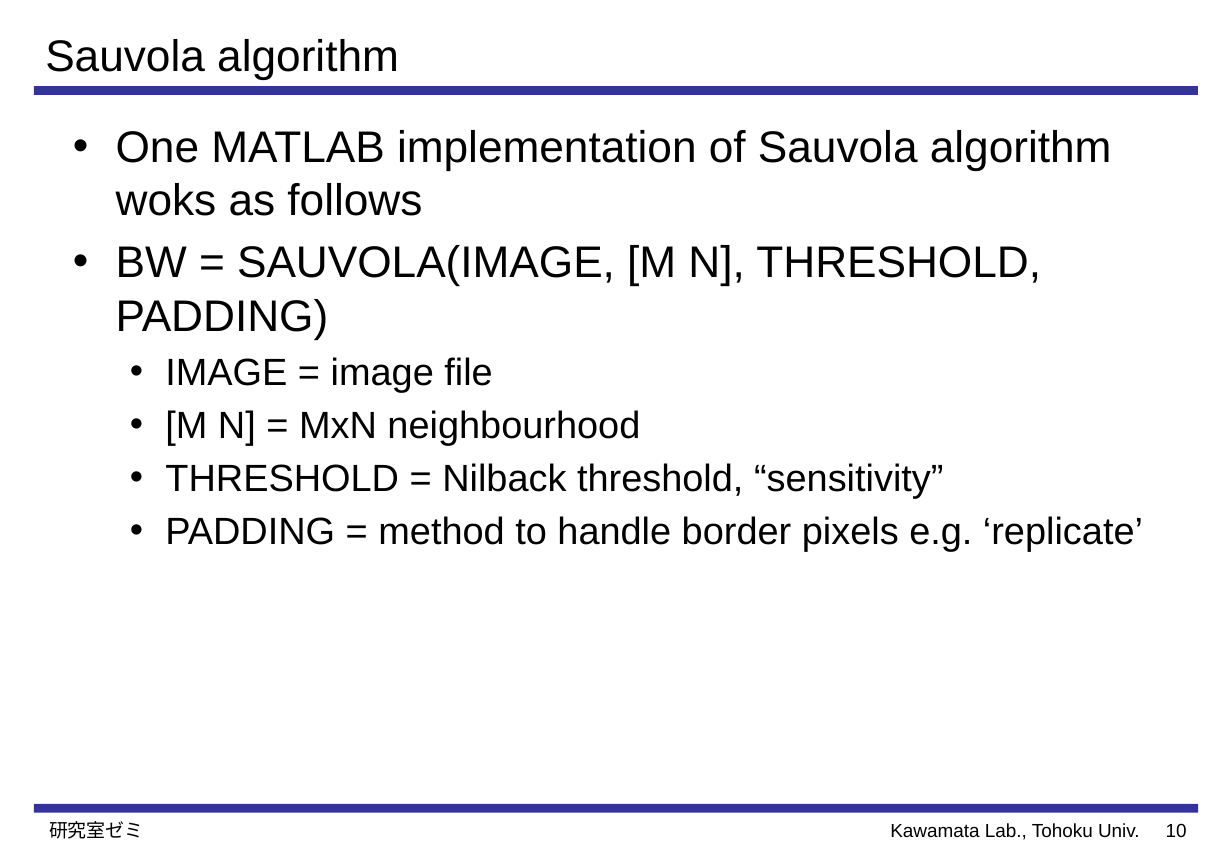
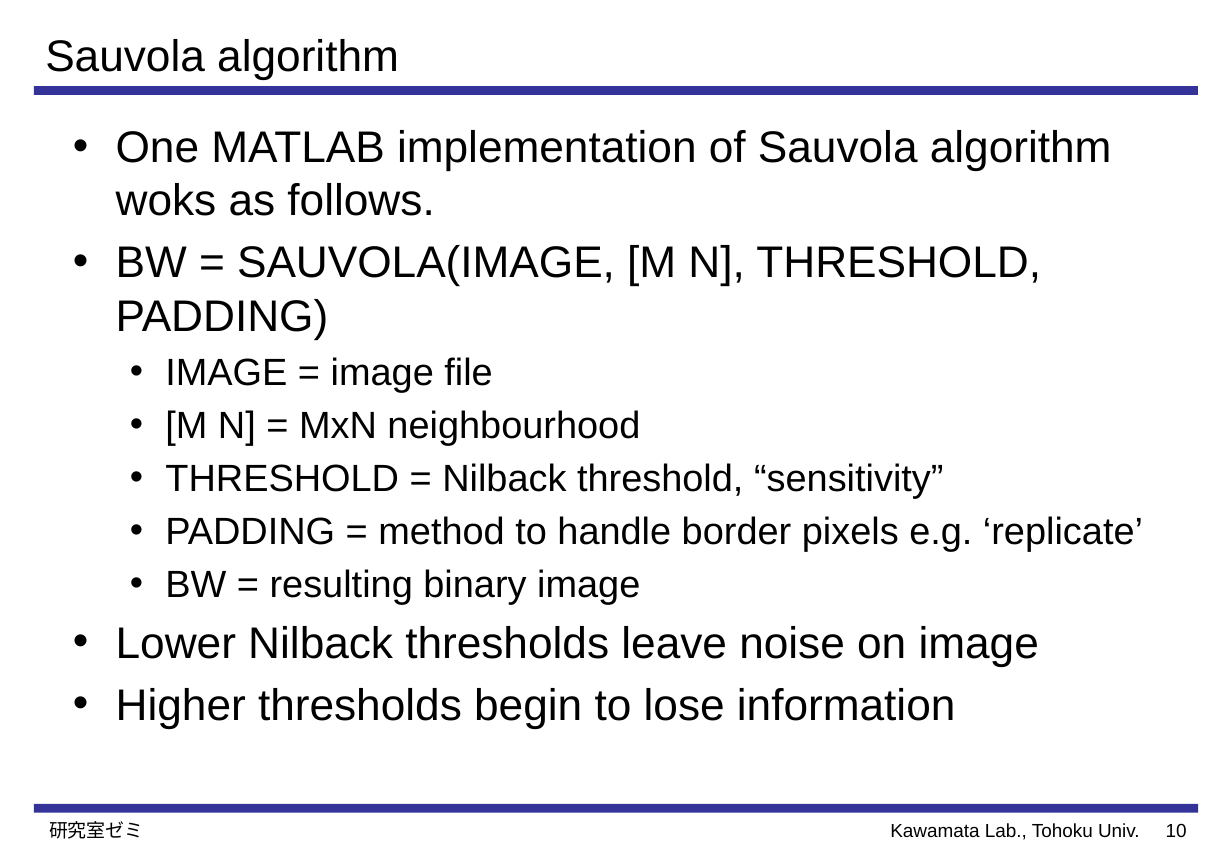
Before and after one commit to Perttu-/Handwriting-recognition, a slide deck: slide 11 of reports & presentations/Preprocessing and Feature Extraction for.pptx. Drawn at 1232x853 pixels with LibreOffice and Linux fonts; fonts in the diff are those of the drawing. Boxes give left, top, right and bottom in pixels: in the first picture for what was removed or moved away, otherwise in the second. Text is boxed around its words. In the diff, an @@ line names an element or a change of style, - is before the commit and + after.

Commit message:
presentation and also some new images

```diff
--- a/reports & presentations/Preprocessing and Feature Extraction for.pptx
+++ b/reports & presentations/Preprocessing and Feature Extraction for.pptx
@@ text at [116, 130, 1112, 216]: text changed @@
-• One MATLAB implementation of Sauvola algorithm woks as follows
+• One MATLAB implementation of Sauvola algorithm woks as follows.
@@ text at [116, 569, 1039, 728]: paragraphs added @@
+  • BW = resulting binary image
+• Lower Nilback thresholds leave noise on image
+• Higher thresholds begin to lose information
```
Also in this commit, not shown: 9 other slides changed, 12 slides added, 11 other files.
